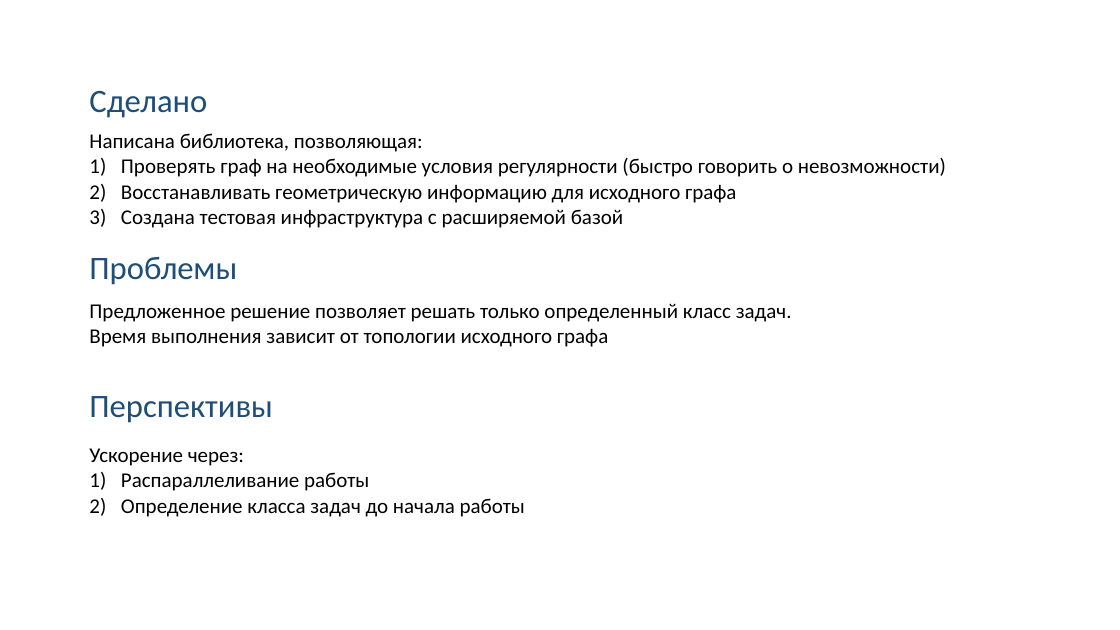
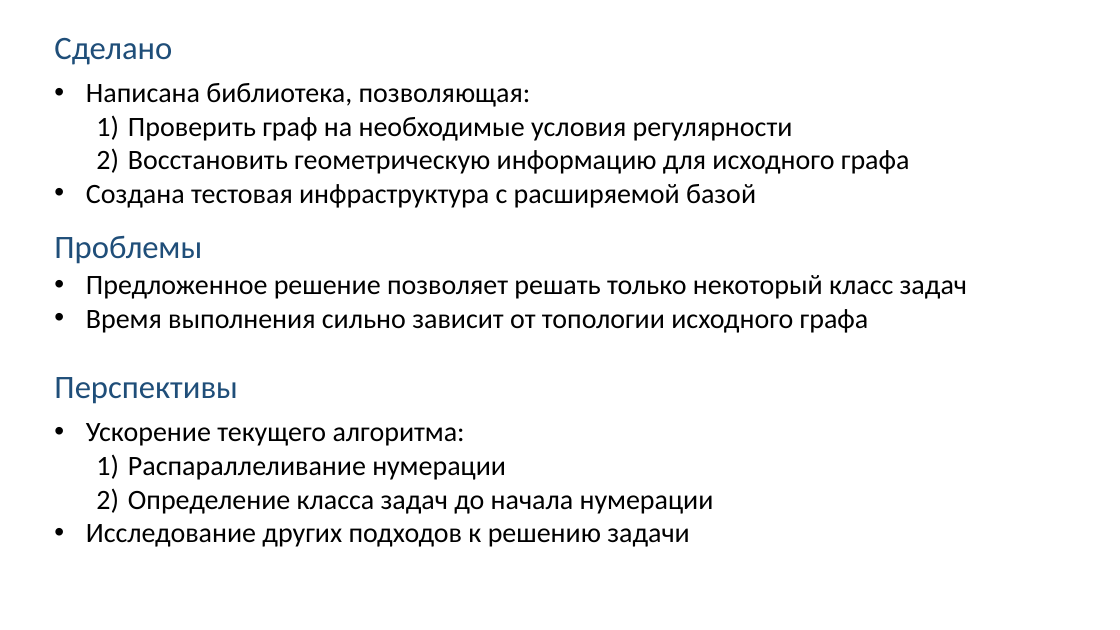
Before and after one commit to Linserous/NumericalGridGeneration, a slide deck: slide 43 of docs/Презентация v0.8.1.pptx. Drawn at 1120x630 pixels with LibreOffice and Linux fonts; fonts in the diff are those of the drawing. Boxes give left, top, right and bottom in pixels: in the first picture for what was removed or moved away, otherwise in the second. Text is boxed around its words. In the diff, an @@ line names an element or a change of style, - is before the commit and + after.

```diff
--- a/docs/Презентация v0.8.1.pptx
+++ b/docs/Презентация v0.8.1.pptx
@@ text "Сделано": place and size @@
-text "Сделано" at (89, 91, 207, 118)
+text "Сделано" at (54, 38, 172, 65)
@@ text "Написана библиотека, позволяющая:": place and size @@
-text "Написана библиотека, позволяющая:" at (89, 133, 946, 228)
+text "Написана библиотека, позволяющая:" at (86, 83, 910, 208)
@@ text at (86, 83, 756, 208): size 18 to 24 pt in "Написана библиотека, позволяющая:", "Создана тестовая инфраструктура с расширяемой базой"; bullet none to •; bullet 1) to • @@
@@ text at (128, 117, 910, 174): text changed; size 18 to 24 pt @@
-1) Проверять граф на необходимые условия регулярности (быстро говорить о невозможности)
-2) Восстанавливать геометрическую информацию для исходного графа
+  1) Проверить граф на необходимые условия регулярности
+  2) Восстановить геометрическую информацию для исходного графа
@@ text "Проблемы": place and size @@
-text "Проблемы" at (89, 256, 237, 285)
+text "Проблемы" at (54, 235, 202, 264)
@@ text at (86, 275, 967, 333): text changed; size 18 to 24 pt @@
-Предложенное решение позволяет решать только определенный класс задач.
-Время выполнения зависит от топологии исходного графа
+• Предложенное решение позволяет решать только некоторый класс задач
+• Время выполнения сильно зависит от топологии исходного графа
@@ text "Перспективы": place and size @@
-text "Перспективы" at (89, 396, 272, 423)
+text "Перспективы" at (54, 377, 237, 404)
@@ text at (86, 423, 714, 547): text changed; size 18 to 24 pt @@
-Ускорение через:
-1) Распараллеливание работы
-2) Определение класса задач до начала работы
+• Ускорение текущего алгоритма:
+  1) Распараллеливание нумерации
+  2) Определение класса задач до начала нумерации
+• Исследование других подходов к решению задачи
```
Also in this commit, not shown: 4 other slides changed.
